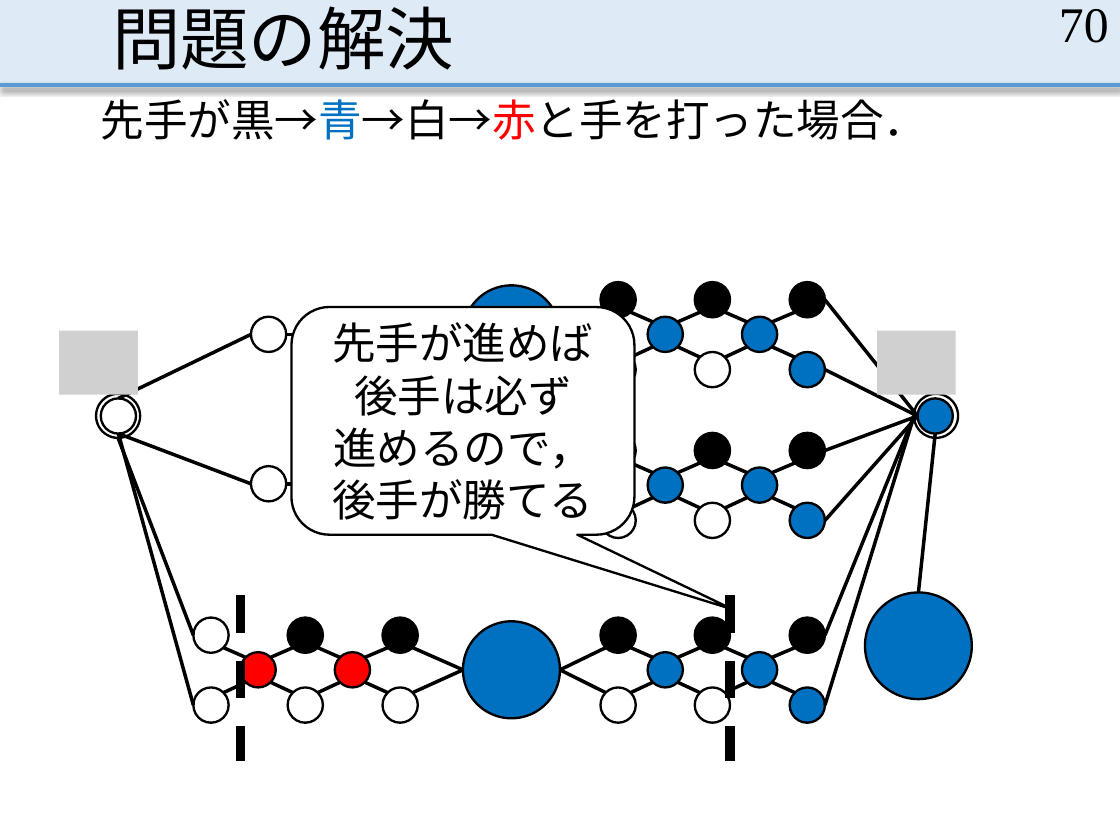
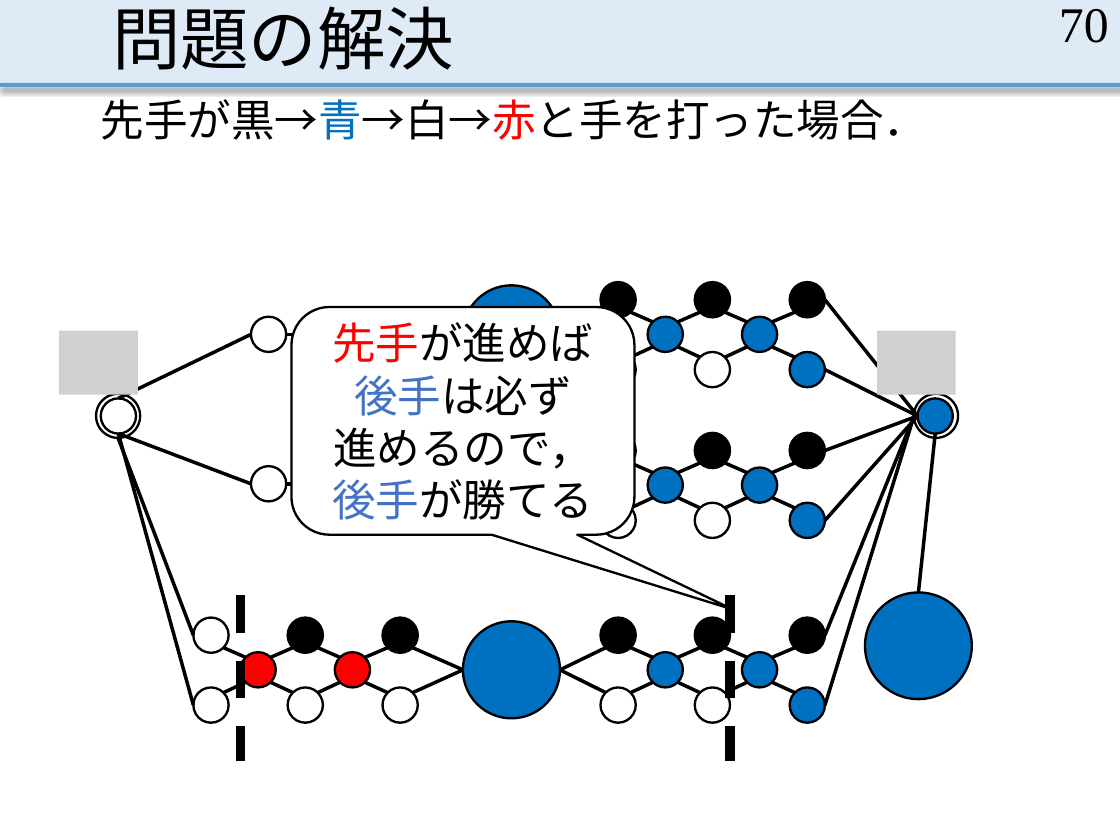
Before and after one commit to MasayaOda/SR, a slide deck: slide 70 of 191120oda.pptx. Drawn at 1120x840 pixels with LibreOffice and Linux fonts; fonts in the diff are those of the drawing; grey boxes stand for pictures. Boxes give left, top, right and bottom in pixels: in the first picture for what was removed or moved away, otherwise in the second. Text is boxed around its words. In the diff, an @@ line names an element or a change of style, - is before the commit and + after.

```diff
--- a/191120oda.pptx
+++ b/191120oda.pptx
@@ text in rounded speech box at <box>332,322,593,520</box>: text colour #000000 to #FF0000 in "先手が進めば後手は必ず"; text colour #000000 to #4472C4 in "先手が進めば後手は必ず", "後手が勝てる" @@
```
Also in this commit, not shown: 10 other slides changed.
